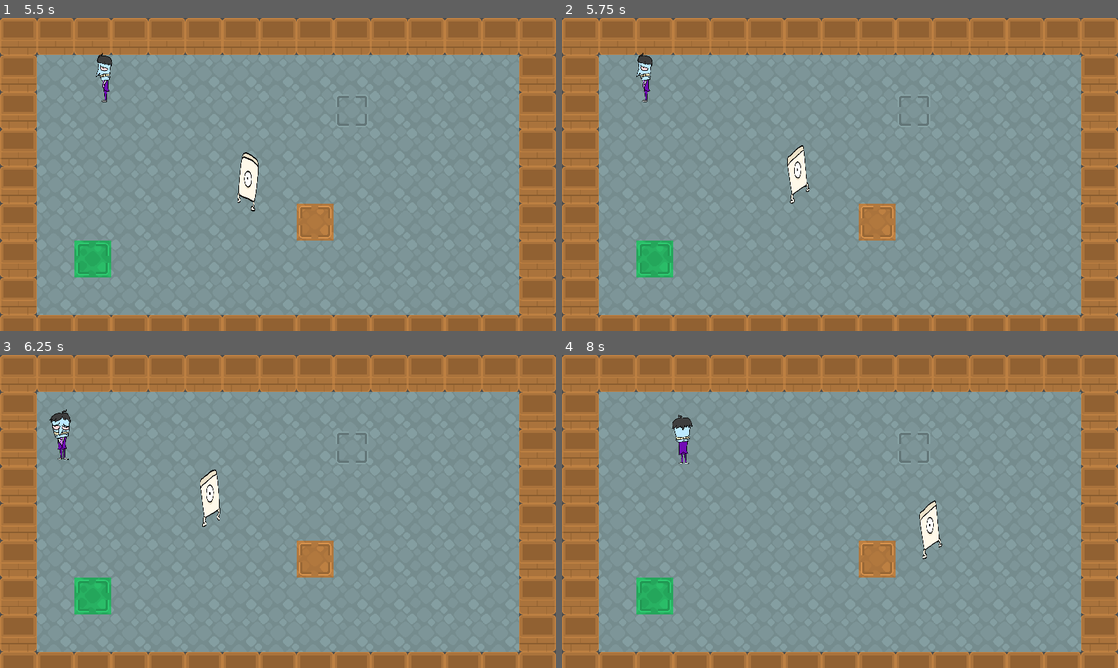
Above: before the commit, frames 1-4 (two rows, left to right).
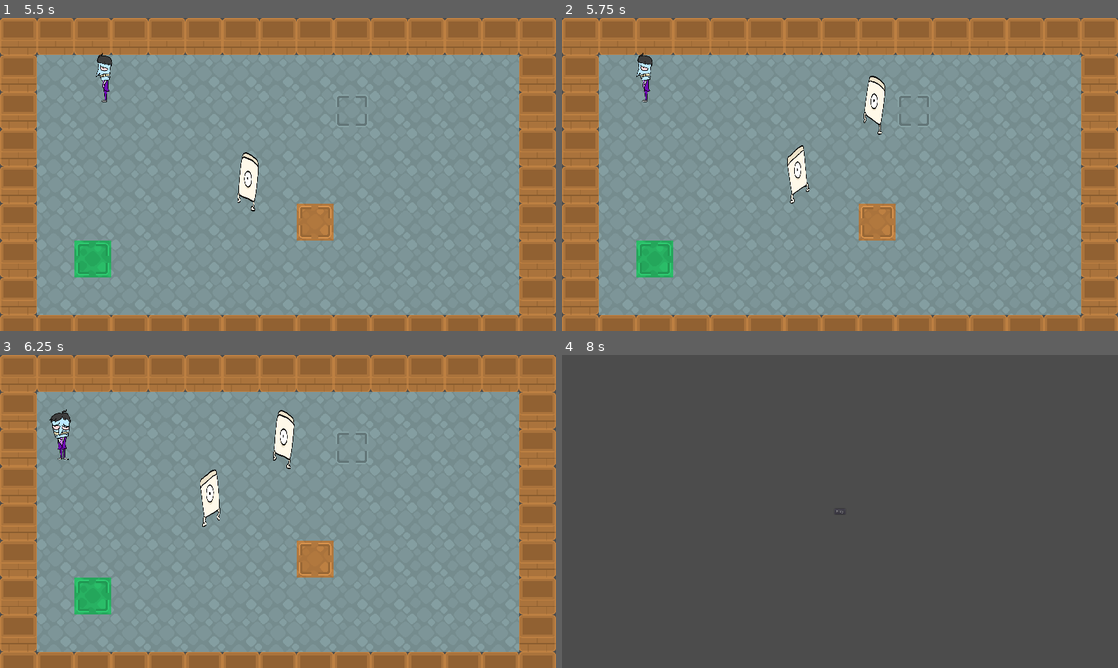
Above: after the commit, the same moments.

Repository: TheSeahorse/GMTK2022
Game: Godot game, scene res://Main.tscn
The game is run twice, just before and just after one commit, with the same random seed, the same clock (stepped at 60 frames per second) and the same inputs.
Inputs (mouse positions are in pixels of both pictures, inside the frame that each line leads up to):
- Up to frame 1 (5.5 s): click "Play" at 0.5 s; tap Enter at 1.25 s; move the mouse to (400, 158) at 1.27 s; hold D (move_right) 1.28-2.03 s; tap Space at 1.52, 2.27, 3.77, 4.52, 5.27 s; move the mouse to (166, 190) at 2.02 s; hold S (move_down) 2.03-2.78 s; move the mouse to (333, 105) at 2.77 s; hold D (move_right) 2.78-3.53 s; move the mouse to (250, 237) at 3.52 s; hold W (move_up) 3.53-4.28 s; move the mouse to (444, 221) at 4.27 s; hold A (move_left) from 4.28 s (still down); move the mouse to (111, 127) at 5.02 s
- Up to frame 2 (5.75 s): keep holding A (move_left)
- Up to frame 3 (6.25 s): move the mouse to (305, 511) at 5.77 s; release A (move_left) at 5.78 s; hold S (move_down) from 5.78 s (still down)
- Up to frame 4 (8 s): move the mouse to (756, 433) at 6.52 s; release S (move_down) at 6.53 s; hold D (move_right) 6.53-7.28 s; tap Space at 6.77, 7.52 s; move the mouse to (962, 495) at 7.27 s; hold W (move_up) from 7.28 s (still down)

Frame 1 is identical in both runs. In frame 2, 0.5% of the frame differs, in the area x 54-59%, y 18-38%; in frame 3, 0.5%; in frame 4, 100%, in the area x 0-100%, y 0-100%.

Commit message:
Add game over

Diff:
--- a/Game.gd
+++ b/Game.gd
@@ -41,10 +41,12 @@
         return pos
 
 func _player_detected_enemy(body):
-    add_enemy()
-    enemies.erase(body)
-    body.queue_free()
+    get_tree().change_scene("res://Menu.tscn")
 
 func _process(_delta):
     for enemy in enemies:
         enemy.set_move_target(player.position)
+
+
+func _on_EnemySpawnTimer_timeout():
+    add_enemy()
--- a/Game.tscn
+++ b/Game.tscn
@@ -135,3 +135,9 @@
 cell_size = Vector2( 128, 128 )
 format = 1
 tile_data = PoolIntArray( 0, 1, 0, 1, 1, 0, 2, 1, 0, 3, 1, 0, 4, 1, 0, 5, 1, 0, 6, 1, 0, 7, 1, 0, 8, 1, 0, 9, 1, 0, 10, …(1722 unchanged characters)…
+
+[node name="EnemySpawnTimer" type="Timer" parent="."]
+wait_time = 5.0
+autostart = true
+
+[connection signal="timeout" from="EnemySpawnTimer" to="." method="_on_EnemySpawnTimer_timeout"]
--- a/Player.gd
+++ b/Player.gd
@@ -75,5 +75,4 @@
         $Sprite.play("move_up")
 
 func _on_EnemyDetector_body_entered(body):
-    print("Player detected enemy")
     emit_signal("enemy_detected", body)
